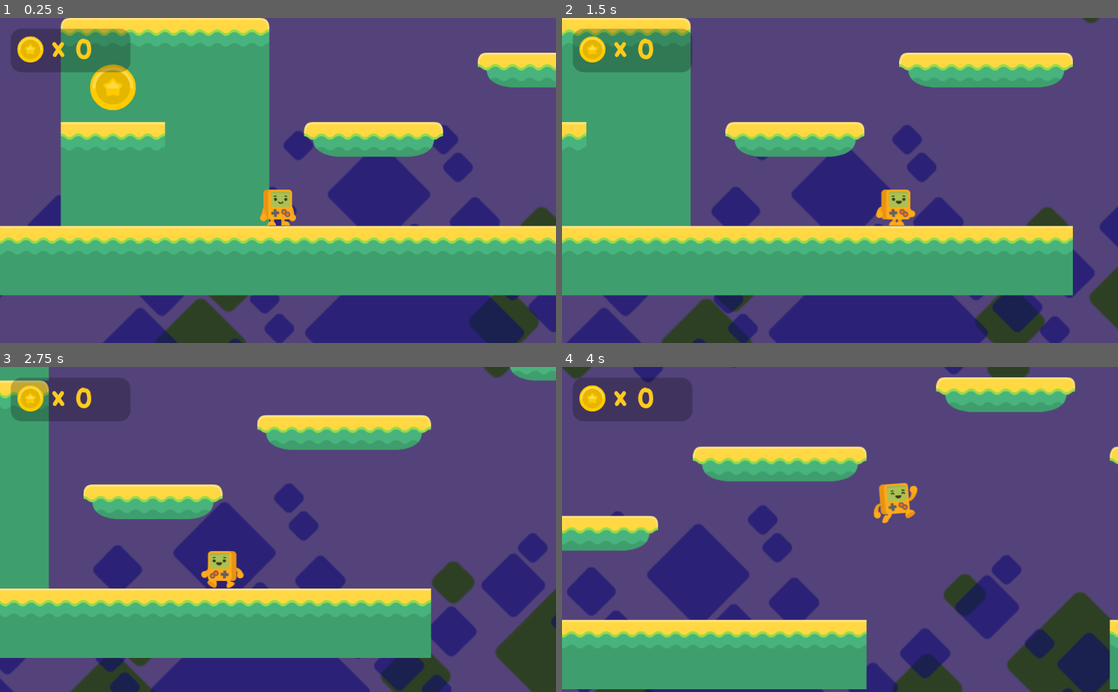
Above: before the commit, frames 1-4 (two rows, left to right).
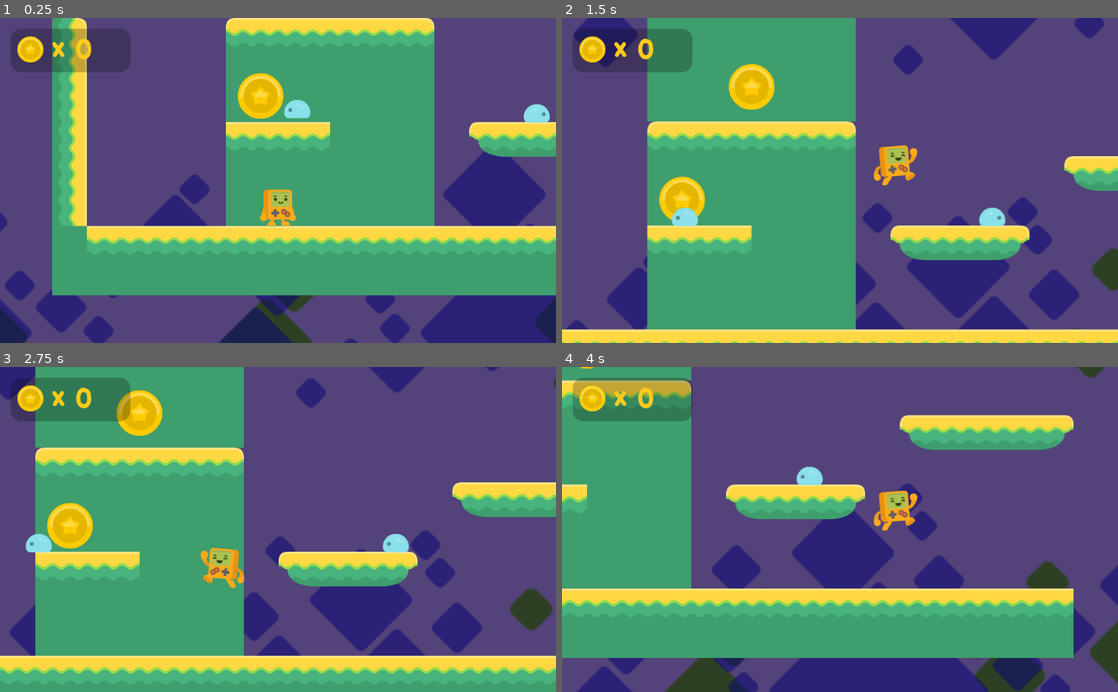
Above: after the commit, the same moments.

Repository: lspedalieri/godot-simple-platform
Game: Godot game, scene res://Level1.tscn
Same seed, same stepped clock (60 frames per second), same inputs: the game is played once before the commit and once after it.
Inputs:
- Up to frame 1 (0.25 s): no input
- Up to frame 2 (1.5 s): hold D (right_keys) from 0.53 s (still down); tap Space (jump_keys) at 0.77 s
- Up to frame 3 (2.75 s): tap Space (jump_keys) at 1.52 s; release D (right_keys) at 2.03 s; hold Left (left_keys) from 2.03 s (still down)
- Up to frame 4 (4 s): release Left (left_keys) at 2.78 s; hold D (right_keys) from 2.78 s (still down); tap Space (jump_keys) at 3.02, 3.77 s

The runs differ from the first frame. In frame 1, 57% of the frame differs, in the area x 0-100%, y 0-100%; in frame 2, 61%; in frame 3, 63%; in frame 4, 60%.

Commit message:
Part 13 - Creating Enemies & RayCast2D

Diff:
--- a/Coin.gd
+++ b/Coin.gd
@@ -3,9 +3,9 @@
 signal coin_collected
 
 func _on_Coin_body_entered(body):
+	set_collision_mask_bit(0, false)
 	$AnimationPlayer.play("bounce")
 	emit_signal("coin_collected")
-	set_collision_mask_bit(0, false)
 
 
 
--- a/Level1.tscn
+++ b/Level1.tscn
@@ -9,6 +9,7 @@
 [ext_resource path="res://assets/coin/gold_1.png" type="Texture" id=7]
 [ext_resource path="res://assets/fonts/BalsamiqSans-Bold.ttf" type="DynamicFontData" id=8]
 [ext_resource path="res://HUD.gd" type="Script" id=9]
+[ext_resource path="res://enemy.tscn" type="PackedScene" id=10]
 
 [sub_resource type="RectangleShape2D" id=1]
 extents = Vector2( 192, 32.5 )
@@ -44,6 +45,8 @@
 tile_data = PoolIntArray( -1310715, 1, 0, -1310714, 2, 0, -1310713, 2, 0, -1310712, 2, 0, -1310711, 2, 0, -1310710, 3,  …(2200 unchanged characters)…
 
 [node name="StaticBody2D" type="StaticBody2D" parent="Tiles One-Way"]
+collision_layer = 2
+collision_mask = 49
 
 [node name="CollisionShape2D" type="CollisionShape2D" parent="Tiles One-Way/StaticBody2D"]
 position = Vector2( 512, 32.5 )
@@ -88,7 +91,7 @@
 tile_data = PoolIntArray( -1179624, 4, 0, -1179623, 2, 0, -1179622, 2, 0, -1179621, 5, 0, -983011, 4, 0, -983010, 2, 0, …(1684 unchanged characters)…
 
 [node name="Player" parent="." instance=ExtResource( 2 )]
-position = Vector2( 720, 320 )
+position = Vector2( 416, 320 )
 
 [node name="Camera2D" type="Camera2D" parent="Player"]
 current = true
@@ -201,7 +204,7 @@
 [node name="Coins" type="Node2D" parent="."]
 
 [node name="Coin" parent="Coins" instance=ExtResource( 6 )]
-position = Vector2( 416, 128 )
+position = Vector2( 384, 144 )
 
 [node name="Coin2" parent="Coins" instance=ExtResource( 6 )]
 position = Vector2( 512, -64 )
@@ -226,6 +229,16 @@
 
 [node name="Coin9" parent="Coins" instance=ExtResource( 6 )]
 position = Vector2( 624, -1344 )
+
+[node name="enemies" type="Node2D" parent="."]
+
+[node name="enemy" parent="enemies" instance=ExtResource( 10 )]
+position = Vector2( 464, 128 )
+detects_cliffs = false
+
+[node name="enemy2" parent="enemies" instance=ExtResource( 10 )]
+position = Vector2( 880, 176 )
+direction = 1
 
 [connection signal="body_entered" from="Fallzone" to="Player" method="_on_Fallzone_body_entered"]
 [connection signal="coin_collected" from="Coins/Coin" to="HUD" method="_on_Coin_coin_collected"]
--- /dev/null
+++ b/enemy.gd
@@ -0,0 +1,24 @@
+extends KinematicBody2D
+
+var velocity = Vector2()
+export var direction = -1
+export var detects_cliffs = true
+
+const SPEED = 50
+
+func _ready():
+	if direction == 1:
+		$AnimatedSprite.flip_h = true
+	$floor_checker.position.x = $CollisionShape2D.shape.get_extents().x * direction
+	$floor_checker.enabled = detects_cliffs
+
+func _physics_process(delta):
+	if is_on_wall() or not $floor_checker.is_colliding() and detects_cliffs and is_on_floor():
+		direction *= -1
+		$AnimatedSprite.flip_h = not $AnimatedSprite.flip_h
+		$floor_checker.position.x = $CollisionShape2D.shape.get_extents().x * direction
+
+	velocity.y += 20
+
+	velocity.x = direction * SPEED
+	velocity = move_and_slide(velocity, Vector2.UP)
--- /dev/null
+++ b/enemy.tscn
@@ -0,0 +1,39 @@
+[gd_scene load_steps=7 format=2]
+
+[ext_resource path="res://assets/enemies/slimeBlue_blue.png" type="Texture" id=1]
+[ext_resource path="res://assets/enemies/slimeBlue.png" type="Texture" id=2]
+[ext_resource path="res://assets/enemies/slimeBlue_squashed.png" type="Texture" id=3]
+[ext_resource path="res://enemy.gd" type="Script" id=4]
+
+[sub_resource type="RectangleShape2D" id=2]
+extents = Vector2( 24, 16 )
+
+[sub_resource type="SpriteFrames" id=1]
+animations = [ {
+"frames": [ ExtResource( 2 ), ExtResource( 1 ) ],
+"loop": true,
+"name": "crawl",
+"speed": 5.0
+}, {
+"frames": [ ExtResource( 3 ) ],
+"loop": true,
+"name": "sqashed",
+"speed": 5.0
+} ]
+
+[node name="enemy" type="KinematicBody2D"]
+collision_layer = 16
+collision_mask = 3
+script = ExtResource( 4 )
+
+[node name="CollisionShape2D" type="CollisionShape2D" parent="."]
+shape = SubResource( 2 )
+
+[node name="AnimatedSprite" type="AnimatedSprite" parent="."]
+frames = SubResource( 1 )
+animation = "crawl"
+
+[node name="floor_checker" type="RayCast2D" parent="."]
+enabled = true
+cast_to = Vector2( 0, 20 )
+collision_mask = 2
Not shown: 1 places in Level1.tscn that only renumber resources
Binary file added: assets/enemies/slimeBlue.png
Not shown, added: assets/enemies/slimeBlue.png.import
Binary file added: assets/enemies/slimeBlue_blue.png
Not shown, added: assets/enemies/slimeBlue_blue.png.import
Binary file added: assets/enemies/slimeBlue_squashed.png
Not shown, added: assets/enemies/slimeBlue_squashed.png.import
